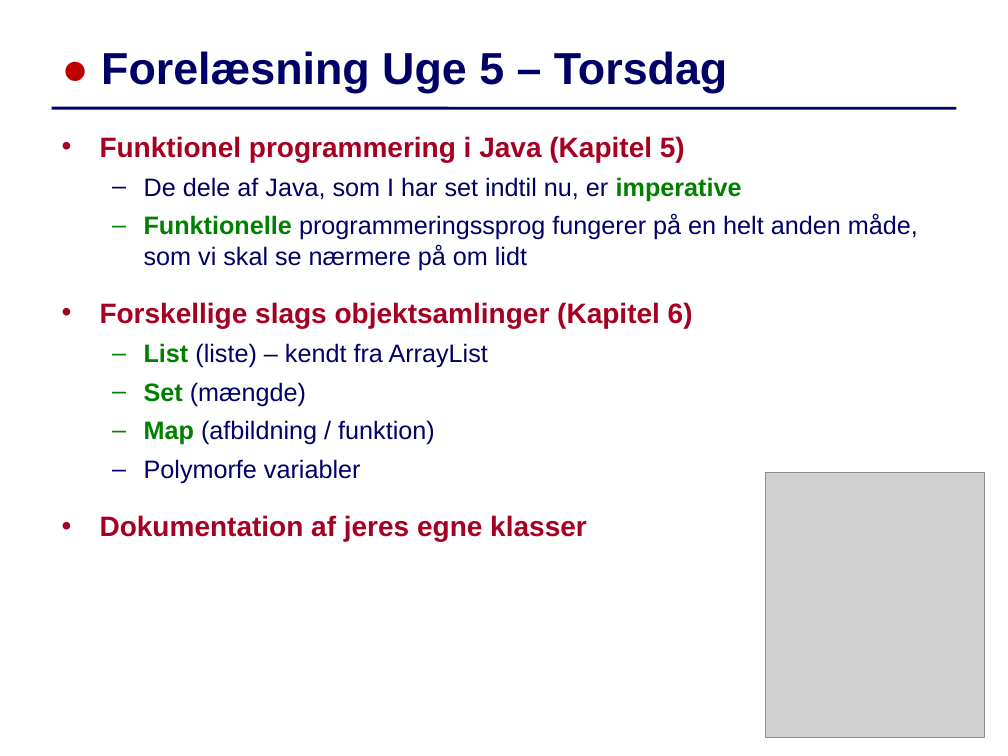
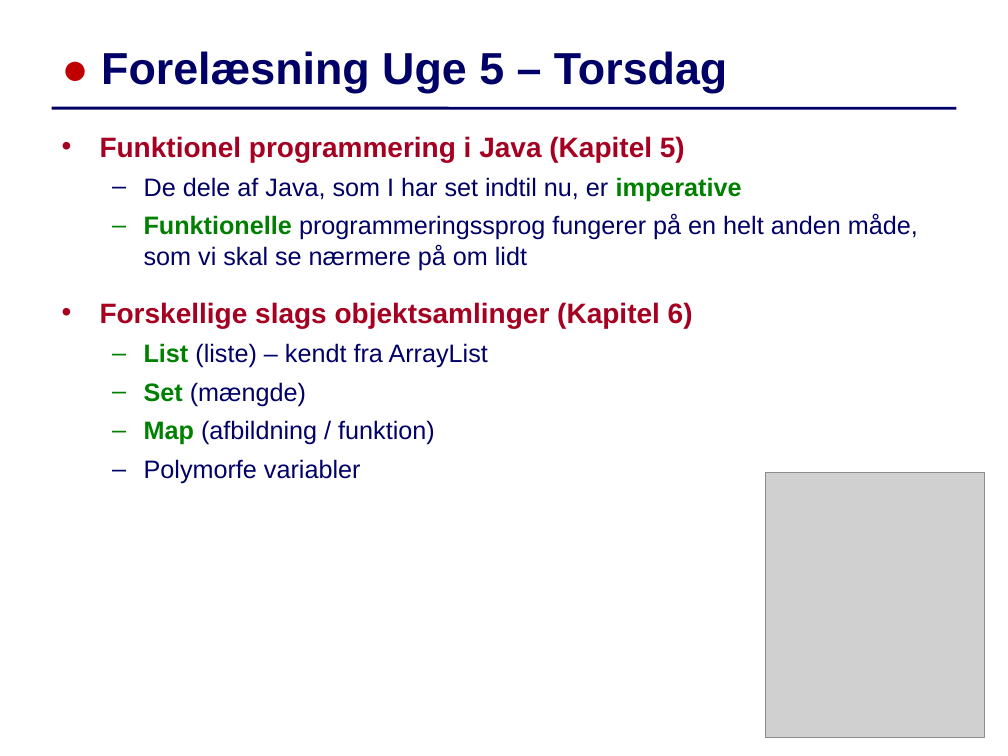
Before and after one commit to IntProgAU/Materiale, a slide deck: slide 1 of web/e24/uge_5b/Slides-Uge5-Torsdag.pptx. Drawn at 1008x756 pixels with LibreOffice and Linux fonts; fonts in the diff are those of the drawing; grey boxes stand for pictures. Boxes give left, top, right and bottom in pixels: in the first picture for what was removed or moved away, otherwise in the second. Text is boxed around its words. In the diff, an @@ line names an element or a change of style, - is before the commit and + after.

```diff
--- a/web/e24/uge_5b/Slides-Uge5-Torsdag.pptx
+++ b/web/e24/uge_5b/Slides-Uge5-Torsdag.pptx
@@ text at (x1=100, y1=515, x2=587, y2=541): paragraph removed @@
-• Dokumentation af jeres egne klasser
```
Also in this commit, not shown: 2 other slides changed, 1 slide removed, 1 other file.
